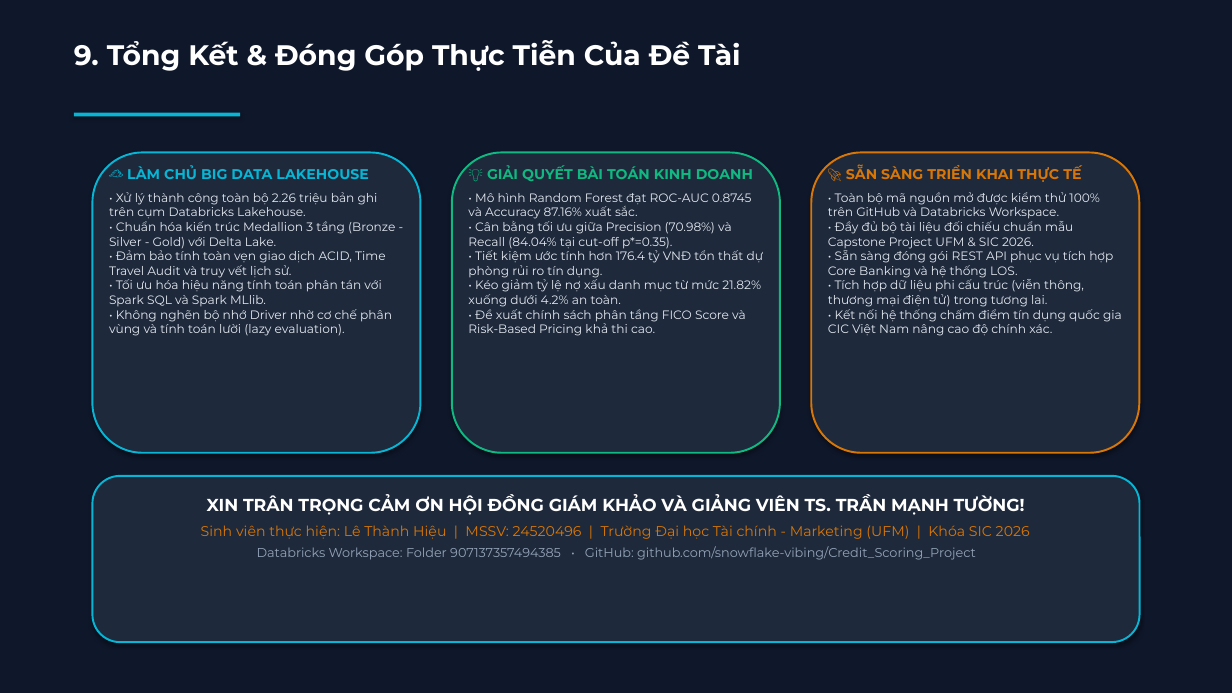
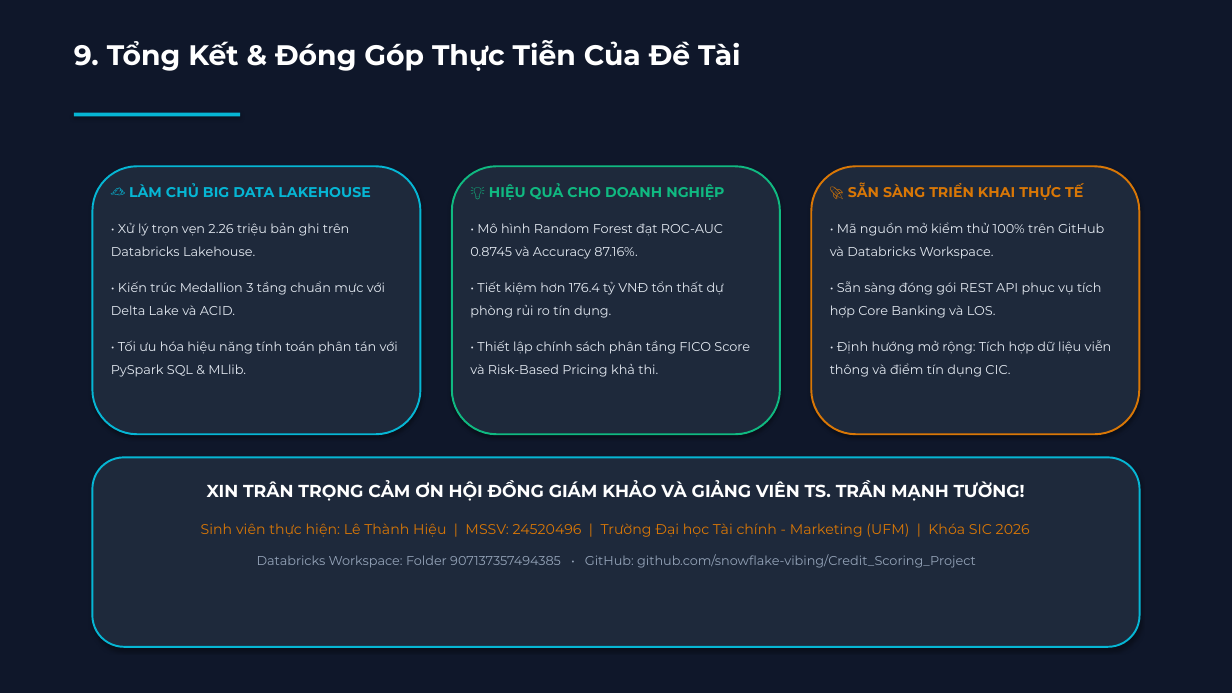
Before and after one commit to snowflake-vibing/Credit_Scoring_Project, a slide deck: slide 10 of slide_bao_ve_de_tai_7.pptx. Drawn at 1232x693 pixels with LibreOffice and Linux fonts; fonts in the diff are those of the drawing. Boxes give left, top, right and bottom in pixels: in the first picture for what was removed or moved away, otherwise in the second. Text is boxed around its words. In the diff, an @@ line names an element or a change of style, - is before the commit and + after.

Commit message:
fix(slides): enforce 1.5 line spacing and condense text to core key points

```diff
--- a/slide_bao_ve_de_tai_7.pptx
+++ b/slide_bao_ve_de_tai_7.pptx
@@ rounded rectangle: place and size @@
-rounded rectangle at <box>92,152,421,453</box>
+rounded rectangle at <box>92,166,421,434</box>
@@ rounded rectangle: place and size @@
-rounded rectangle at <box>452,152,780,453</box>
+rounded rectangle at <box>452,166,780,434</box>
@@ rounded rectangle: place and size @@
-rounded rectangle at <box>811,152,1140,453</box>
+rounded rectangle at <box>811,166,1140,434</box>
@@ text "☁️ LÀM CHỦ BIG DATA ...": place and size @@
-text "☁️ LÀM CHỦ BIG DATA ..." at <box>109,165,395,336</box>
+text "☁️ LÀM CHỦ BIG DATA ..." at <box>111,183,398,377</box>
@@ text at <box>470,183,750,377</box>: text changed; size 9.5 to 10 pt @@
-💡 GIẢI QUYẾT BÀI TOÁN KINH DOANH
-• Mô hình Random Forest đạt ROC-AUC 0.8745 và Accuracy 87.16% xuất sắc.
-• Cân bằng tối ưu giữa Precision (70.98%) và Recall (84.04% tại cut-off p*=0.35).
-• Tiết kiệm ước tính hơn 176.4 tỷ VNĐ tổn thất dự phòng rủi ro tín dụng.
-• Kéo giảm tỷ lệ nợ xấu danh mục từ mức 21.82% xuống dưới 4.2% an toàn.
-• Đề xuất chính sách phân tầng FICO Score và Risk-Based Pricing khả thi cao.
+💡 HIỆU QUẢ CHO DOANH NGHIỆP
+• Mô hình Random Forest đạt ROC-AUC 0.8745 và Accuracy 87.16%.
+• Tiết kiệm hơn 176.4 tỷ VNĐ tổn thất dự phòng rủi ro tín dụng.
+• Thiết lập chính sách phân tầng FICO Score và Risk-Based Pricing khả thi.
@@ text "🚀 SẴN SÀNG TRIỂN KHAI ...": place and size @@
-text "🚀 SẴN SÀNG TRIỂN KHAI ..." at <box>828,165,1122,336</box>
+text "🚀 SẴN SÀNG TRIỂN KHAI ..." at <box>830,182,1112,377</box>
@@ text at <box>111,223,398,377</box>: text changed; size 9.5 to 10 pt @@
-• Xử lý thành công toàn bộ 2.26 triệu bản ghi trên cụm Databricks Lakehouse.
-• Chuẩn hóa kiến trúc Medallion 3 tầng (Bronze - Silver - Gold) với Delta Lake.
-• Đảm bảo tính toàn vẹn giao dịch ACID, Time Travel Audit và truy vết lịch sử.
-• Tối ưu hóa hiệu năng tính toán phân tán với Spark SQL và Spark MLlib.
-• Không nghẽn bộ nhớ Driver nhờ cơ chế phân vùng và tính toán lười (lazy evaluation).
+• Xử lý trọn vẹn 2.26 triệu bản ghi trên Databricks Lakehouse.
+• Kiến trúc Medallion 3 tầng chuẩn mực với Delta Lake và ACID.
+• Tối ưu hóa hiệu năng tính toán phân tán với PySpark SQL & MLlib.
@@ text at <box>830,222,1112,377</box>: text changed; size 9.5 to 10 pt @@
-• Toàn bộ mã nguồn mở được kiểm thử 100% trên GitHub và Databricks Workspace.
-• Đầy đủ bộ tài liệu đối chiếu chuẩn mẫu Capstone Project UFM & SIC 2026.
-• Sẵn sàng đóng gói REST API phục vụ tích hợp Core Banking và hệ thống LOS.
-• Tích hợp dữ liệu phi cấu trúc (viễn thông, thương mại điện tử) trong tương lai.
-• Kết nối hệ thống chấm điểm tín dụng quốc gia CIC Việt Nam nâng cao độ chính xác.
+• Mã nguồn mở kiểm thử 100% trên GitHub và Databricks Workspace.
+• Sẵn sàng đóng gói REST API phục vụ tích hợp Core Banking và LOS.
+• Định hướng mở rộng: Tích hợp dữ liệu viễn thông và điểm tín dụng CIC.
@@ rounded rectangle: place and size @@
-rounded rectangle at <box>92,476,1140,642</box>
+rounded rectangle at <box>92,457,1140,647</box>
@@ text "XIN TRÂN TRỌNG CẢM ƠN ...": place and size @@
-text "XIN TRÂN TRỌNG CẢM ƠN ..." at <box>201,494,1030,560</box>
+text "XIN TRÂN TRỌNG CẢM ƠN ..." at <box>201,481,1030,568</box>
@@ text at <box>201,523,1030,568</box>: line spacing 1 to 1.5; more space between paragraphs @@
```
Also in this commit, not shown: 9 other slides changed, 3 other files.
